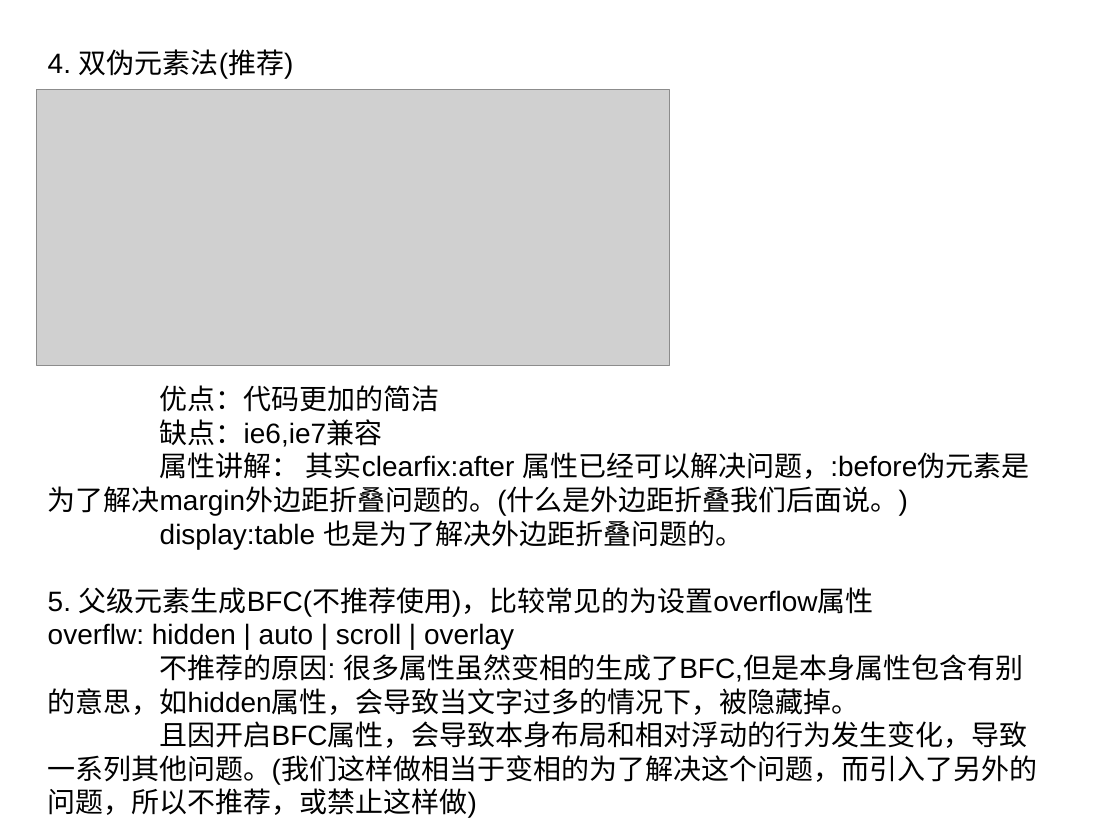
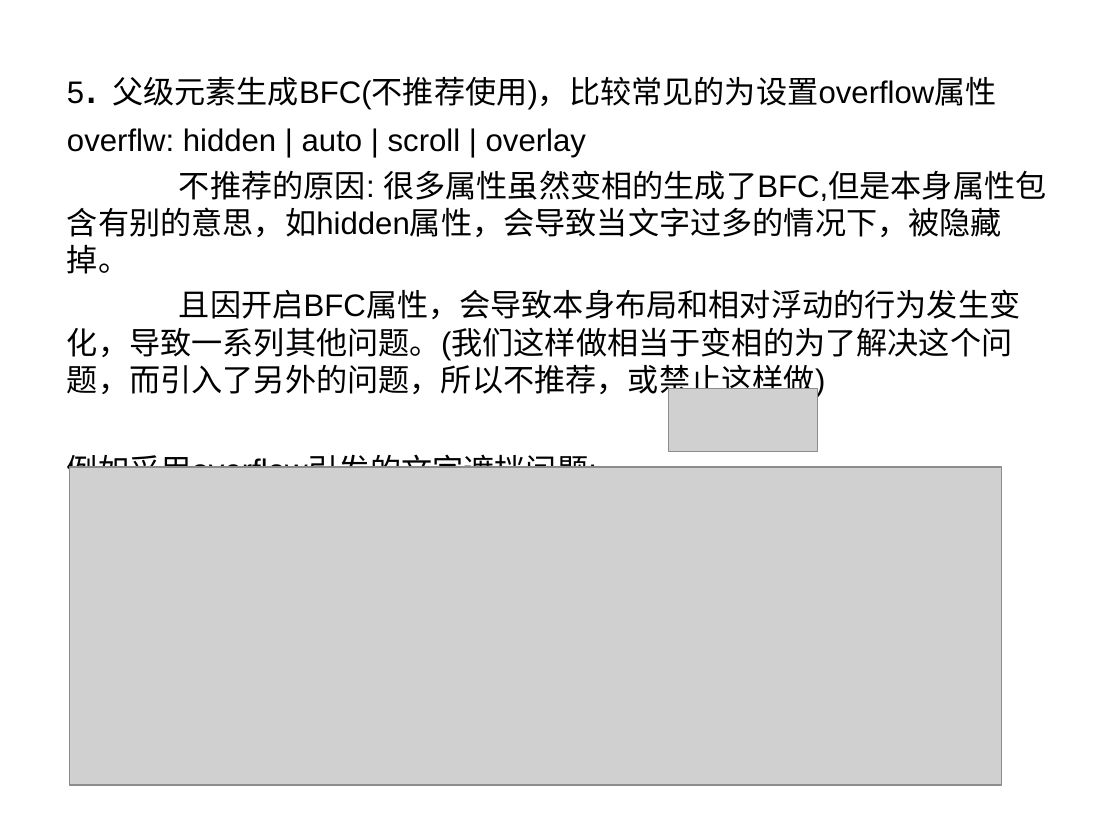
Before and after one commit to tiptophs/float, a slide deck: slide 14 of 浮动.ppt (slide 12 before the commit). Drawn at 1120x840 pixels with LibreOffice and Linux fonts; fonts in the diff are those of the drawing; grey boxes stand for pictures. Boxes give left, top, right and bottom in pixels: in the first picture for what was removed or moved away, otherwise in the second. Text is boxed around its words. In the diff, an @@ line names an element or a change of style, - is before the commit and + after.

```diff
--- a/浮动.ppt
+++ b/浮动.ppt
@@ text at <box>48,49,1029,549</box>: paragraphs removed @@
-4. 双伪元素法(推荐)
-优点：代码更加的简洁
-缺点：ie6,ie7兼容
-属性讲解： 其实clearfix:after 属性已经可以解决问题，:before伪元素是为了解决margin外边距折叠问题的。(什么是外边距折叠我们后面说。)
-display:table 也是为了解决外边距折叠问题的。
@@ text "5. 父级元素生成BFC(不推荐使用)，比较常见的为设置overflow属性": place and size @@
-text "5. 父级元素生成BFC(不推荐使用)，比较常见的为设置overflow属性" at <box>48,49,1037,818</box>
+text "5. 父级元素生成BFC(不推荐使用)，比较常见的为设置overflow属性" at <box>67,76,1046,490</box>
@@ text at <box>67,76,1046,399</box>: size 18 to 20 pt; size 18 to 32 pt in "5."; more space between paragraphs @@
@@ picture added at <box>669,389,818,451</box> @@
@@ text at <box>67,450,597,490</box>: paragraph added @@
+例如采用overflow引发的文字遮挡问题:
@@ picture: place and size @@
-picture at <box>37,90,670,365</box>
+picture at <box>69,467,1001,785</box>
```
Also in this commit, not shown: 1 other slide changed, 3 slides added.
